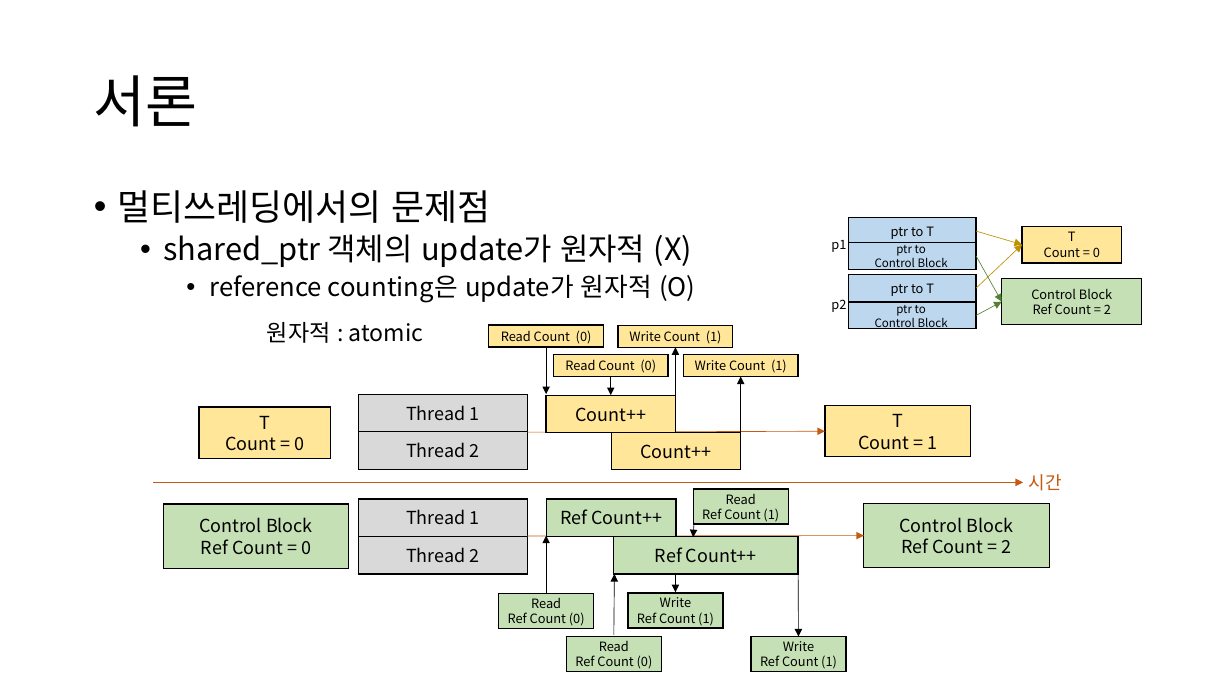
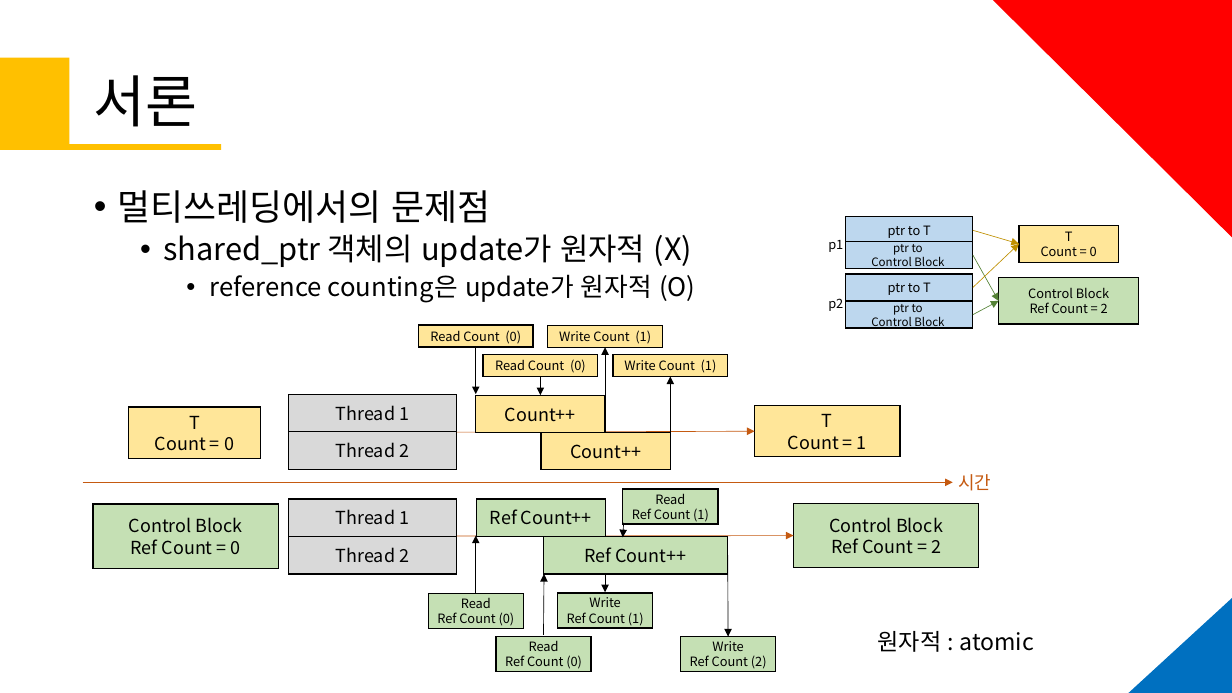
Before and after one commit to KU-t/1920-thesis, a slide deck: slide 5 of 졸업작품 제안서/제안서191203ver.1.pptx. Drawn at 1232x693 pixels with LibreOffice and Linux fonts; fonts in the diff are those of the drawing. Boxes give left, top, right and bottom in pixels: in the first picture for what was removed or moved away, otherwise in the second. Text is boxed around its words. In the diff, an @@ line names an element or a change of style, - is before the commit and + after.

```diff
--- a/졸업작품 제안서/제안서191203ver.1.pptx
+++ b/졸업작품 제안서/제안서191203ver.1.pptx
@@ triangle added at (994,1,1232,237), fill #FF0000, outline #FF0000 1 pt @@
@@ rectangle added at (0,57,69,150), fill #FFC000 @@
@@ rectangle added at (0,144,221,150), fill #FFC000 @@
@@ 4 rectangles: place and size @@
-4 rectangles at (849,218,977,329)
+4 rectangles at (846,217,973,328)
@@ 21 rectangles, 12 arrows, 1 text: place and size @@
-21 rectangles, 12 arrows, 1 text at (153,325,1062,672)
+21 rectangles, 12 arrows, 1 text at (83,325,991,672)
@@ triangle added at (1129,599,1232,693), fill #0070C0, outline #0070C0 1 pt @@
@@ text "원자적 : atomic": place and size @@
-text "원자적 : atomic" at (267,322,424,343)
+text "원자적 : atomic" at (878,631,1034,652)
@@ text in rectangle at (690,655,767,669): text changed @@
-Ref Count (1)
+Ref Count (2)
```
Also in this commit, not shown: 11 other slides changed, 3 slides added, 3 slides removed, 21 other files.
